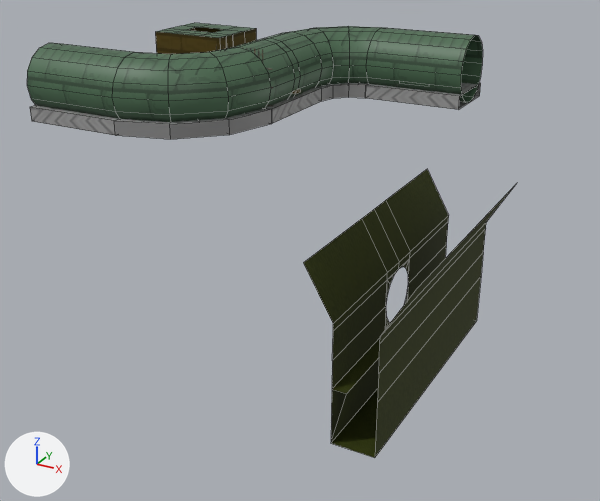
The Blender file Assets/World/Level2/raw/Level2.blend, before and after one commit.
Before and after are seen from a camera (50 mm lens) standing at (62.1, -85.3, 16.1) and looking at (13.8, 2.4, -27.7). Lighting does not change. The marker at lower left points along +X, +Y and +Z. Mesh edges are drawn as thin lines on the coarser meshes.

In view in the first picture: 'Level2', 'Level2_Sewage_Curve_Left', 'Level2_Sewage_Straight', 'Level2_Sewage_Straight.001', 'Level2_Sewage_Straight.002'.
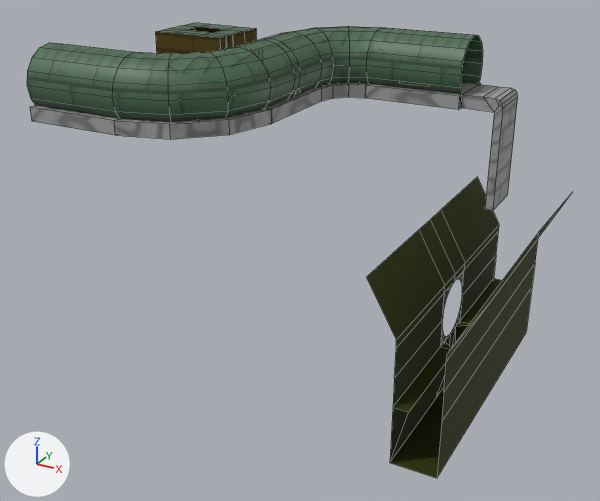
The edits, one by one:
me_plane_003 has 360 vertices, 324 faces and spans x -8.0..34.0, y -20.0..32.0, z -48.0..0.0.
me_plane_003 is used by ob_level2; location (0.0, 0.0, 0.0).
me_plane_003 part 1: the loose piece of 59 vertices spanning x 20.0..34.0, y -8.0..32.0, z -48.0..-24.0 is moved by (8.0, 0.0, 0.0).
me_plane_002 has 22 vertices, 21 faces and spans x 0.0..5.0, y -3.11..3.11, z -13.6..0.0.
me_plane_002 is used by ob_level2_sewage_falls; location (0.0, 0.0, 0.0).
me_plane_002 part 2: texture (UV) coordinates of 21 of 21 faces, centred in x 1.26..5.0, y -3.11..3.11, z -13.6..0.0, changed; they spanned u 0.0..0.83, v 0.0..2.39 and now span u 0.0..0.42, v 0.0..1.2.
Object 'Level2_Sewage_Falls' (ob_level2_sewage_falls) is now shown.
Object 'Level2_Sewage_Falls' (ob_level2_sewage_falls) moves from (0.0, 0.0, 0.0) to (32.0, 12.0, -6.4).

Where the change shows, as pixel boxes (x1, y1, x2, y2) in the pictures (600 x 501 px; the box of a moved part takes in the faces that stretch with it):
'Level2', reshaped (12% wider): before (27, 23, 514, 458); after (27, 23, 571, 478)
'Level2_Sewage_Falls', shown: after (461, 84, 518, 210)
part 1 of me_plane_003, moved or reshaped: before (304, 169, 514, 458); after (366, 177, 571, 478)
